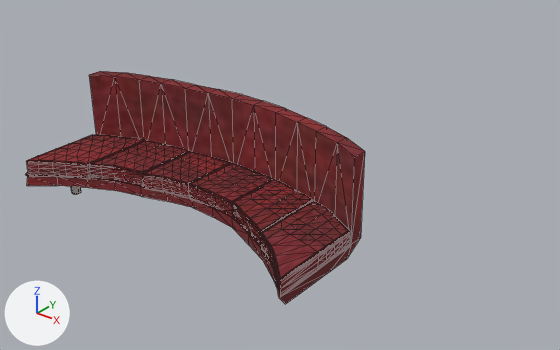
The OBJ model ProyectoFinal/ProyectoFinal/Models/sillonRojo/sillonrojo.obj, before and after one commit.
The view is the same before and after, from a 50 mm lens placed at (24.2, -30.5, 19.2), pointed at (2.6, -3.5, 2.4). Every picture has the same lights, and +X, +Y and +Z are marked at lower left. Mesh edges are drawn as thin lines. Where no turn or scale is listed for an object, it has been applied to the vertices.

Before the edit, the objects in view are built like this:
```python
me_sillonrojo = bpy.data.meshes.new('sillonrojo')
me_sillonrojo.from_pydata(...)  # 1798 vertices, 3552 faces; spans x -7.1..9.2, y -11.8..-4.4, z 1.3..6.6
me_sillonrojo.materials.append(mat_pasted__lambert16sg)  # picture img_madera_escritorio_jpg
me_sillonrojo.materials.append(mat_lambert9sg)  # picture img_sillon_rojo_jpg
me_sillonrojo.materials.append(mat_lambert8sg)  # picture img_sillon_rojo_jpg
me_sillonrojo.materials.append(mat_pasted__pasted__lambert16sg)  # picture img_madera_escritorio_jpg
me_sillonrojo.materials.append(mat_lambert5sg)  # picture img_sillon_rojo_jpg
me_sillonrojo.materials.append(mat_lambert7sg)  # picture img_sillon_rojo_jpg
me_sillonrojo.materials.append(mat_pasted__pasted__pasted__lambert16sg)  # picture img_madera_escritorio_jpg
me_sillonrojo.materials.append(mat_lambert10sg)  # picture img_sillon_rojo_jpg
me_sillonrojo.materials.append(mat_lambert16sg)  # picture img_madera_escritorio_jpg
me_sillonrojo.materials.append(mat_lambert4sg)  # picture img_sillon_rojo_jpg
me_sillonrojo.materials.append(mat_lambert3sg)  # picture img_sillon_rojo_jpg
ob_sillonrojo = bpy.data.objects.new('sillonrojo', me_sillonrojo)
ob_sillonrojo.location = (0.0, 0.0, 0.0)
```
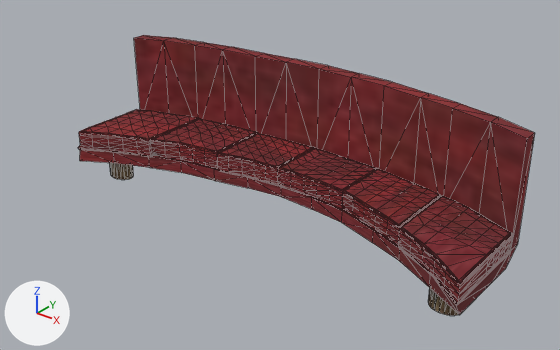
Where the change shows, as pixel boxes (x1, y1, x2, y2) in the pictures (560 x 350 px; the box of a moved part takes in the faces that stretch with it):
'sillonrojo', reshaped (35% wider, 21% taller): before (26, 71, 365, 304); after (78, 35, 535, 316)
part 1 of me_sillonrojo, moved or reshaped: before (90, 140, 190, 186); after (151, 119, 258, 169)
part 2 of me_sillonrojo, moved or reshaped: before (142, 151, 231, 199); after (217, 133, 314, 186)
part 3 of me_sillonrojo, moved or reshaped: before (26, 135, 145, 178); after (78, 109, 199, 156)
part 4 of me_sillonrojo, moved or reshaped: before (260, 201, 350, 296); after (398, 196, 512, 304)
part 5 of me_sillonrojo, moved or reshaped: before (189, 163, 274, 217); after (278, 148, 378, 209)
part 6 of me_sillonrojo, added: after (428, 288, 459, 316)
part 7 of me_sillonrojo, moved or reshaped: before (27, 71, 365, 304); after (80, 35, 535, 315)
part 8 of me_sillonrojo, moved or reshaped: before (232, 179, 313, 246); after (342, 169, 441, 245)
part 9 of me_sillonrojo, added: after (109, 163, 134, 180)
part 10 of me_sillonrojo, deleted: before (71, 187, 81, 194)

The change in detail:
me_sillonrojo is used by ob_sillonrojo; location (0.0, 0.0, 0.0).
me_sillonrojo had 1798 vertices, 3552 faces and spanned x -7.1..9.2, y -11.8..-4.4, z 1.3..6.6.
me_sillonrojo now has 1798 vertices, 3552 faces and spans x -11.4..13.5, y -5.6..2.6, z -1.4..6.2.
me_sillonrojo part 1: the loose piece of 252 vertices spanning x -4.3..-1.6, y -9.6..-5.4, z 2.5..3.3 is scaled about its middle by (1.52, 1.1, 1.39), then moved by (-2.1, 6.7, -1.8).
me_sillonrojo part 2: the loose piece of 252 vertices spanning x -1.6..1.0, y -8.7..-5.2, z 2.5..3.3 is scaled about its middle by (1.52, 1.1, 1.39), then moved by (-0.7, 6.7, -1.8).
me_sillonrojo part 3: the loose piece of 252 vertices spanning x -7.1..-4.3, y -11.4..-5.9, z 2.5..3.3 is scaled about its middle by (1.52, 1.1, 1.39), then moved by (-3.5, 6.6, -1.8).
me_sillonrojo part 4: the loose piece of 252 vertices spanning x 6.4..9.2, y -11.7..-5.9, z 2.5..3.3 is scaled about its middle by (1.52, 1.1, 1.39), then moved by (3.5, 6.5, -1.8).
me_sillonrojo part 5: the loose piece of 252 vertices spanning x 1.0..3.7, y -8.3..-5.2, z 2.5..3.3 is scaled about its middle by (1.52, 1.1, 1.39), then moved by (0.7, 6.8, -1.8).
me_sillonrojo part 6: a new loose piece, a 20-sided cylinder along z spanning x 11.1..12.7, y -3.8..-2.6, z -1.4..0.4, in mat_lambert16sg (picture img_madera_escritorio_jpg).
me_sillonrojo part 7: the loose piece of 118 vertices spanning x -7.1..9.2, y -11.8..-4.4, z 2.0..6.6 is scaled about its middle by (1.52, 1.1, 1.39), then moved by (0.0, 6.6, -1.2).
me_sillonrojo part 8: the loose piece of 252 vertices spanning x 3.7..6.4, y -9.5..-5.3, z 2.5..3.3 is scaled about its middle by (1.52, 1.1, 1.39), then moved by (2.1, 6.7, -1.8).
me_sillonrojo part 9: a new loose piece, a 20-sided cylinder along z spanning x -10.8..-9.1, y -3.8..-2.6, z -1.4..0.4, in mat_pasted__pasted__lambert16sg (picture img_madera_escritorio_jpg).
me_sillonrojo part 10: the loose piece of 42 vertices spanning x -5.9..-5.5, y -9.8..-9.3, z 1.3..2.0 is deleted.
